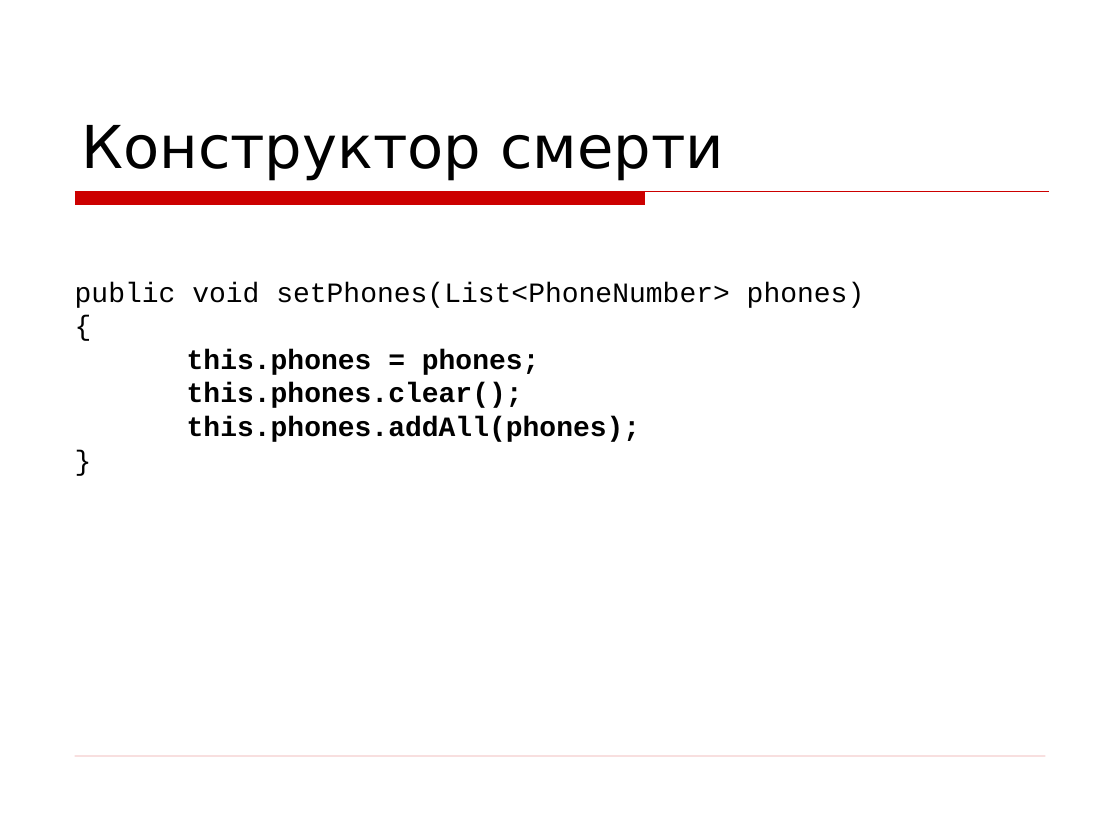
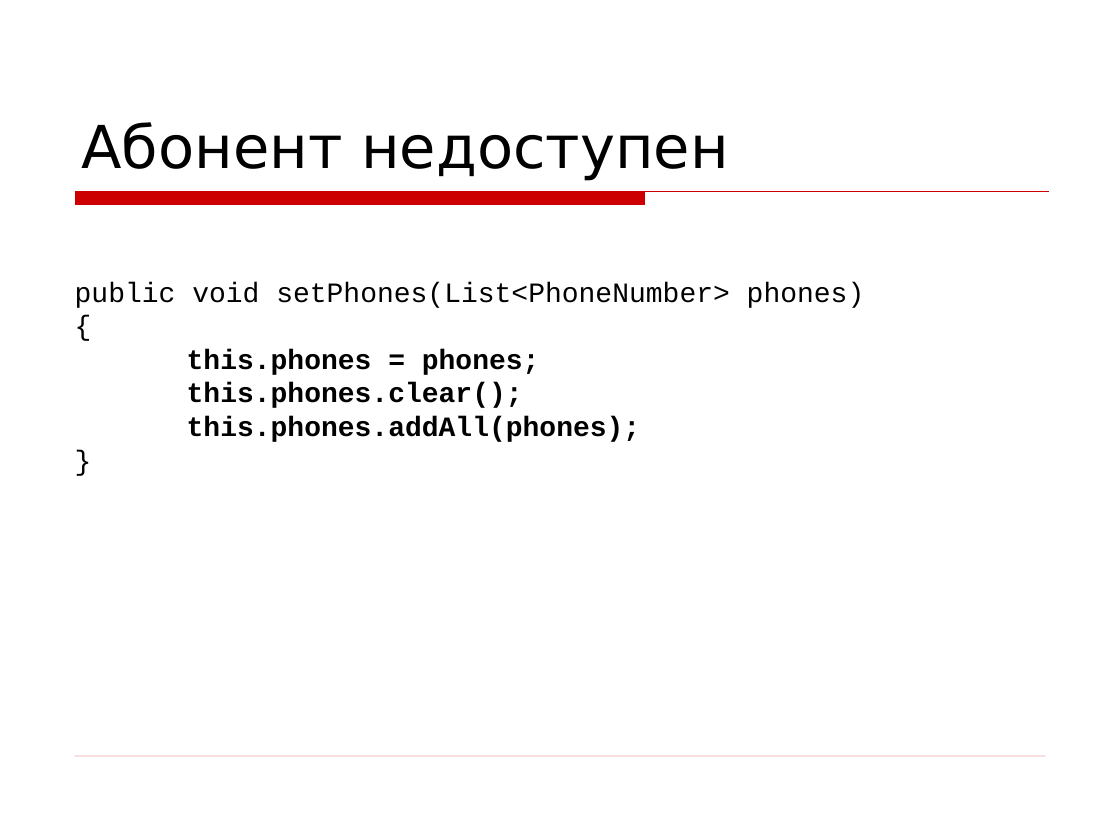
Before and after one commit to asolntsev/presentations, a slide deck: slide 33 of wtf-code/WTF_code.devclub.ru.ppt (slide 36 before the commit). Drawn at 1120x840 pixels with LibreOffice and Linux fonts; fonts in the diff are those of the drawing; background and template pictures are left out. Boxes give left, top, right and bottom in pixels: in the first picture for what was removed or moved away, otherwise in the second. Text is boxed around its words. In the diff, an @@ line names an element or a change of style, - is before the commit and + after.

```diff
--- a/wtf-code/WTF_code.devclub.ru.ppt
+++ b/wtf-code/WTF_code.devclub.ru.ppt
@@ title at bbox=[81, 122, 729, 181]: text changed @@
-Конструктор смерти
+Абонент недоступен
```
Also in this commit, not shown: 12 other slides changed, 5 slides added, 3 slides removed.
